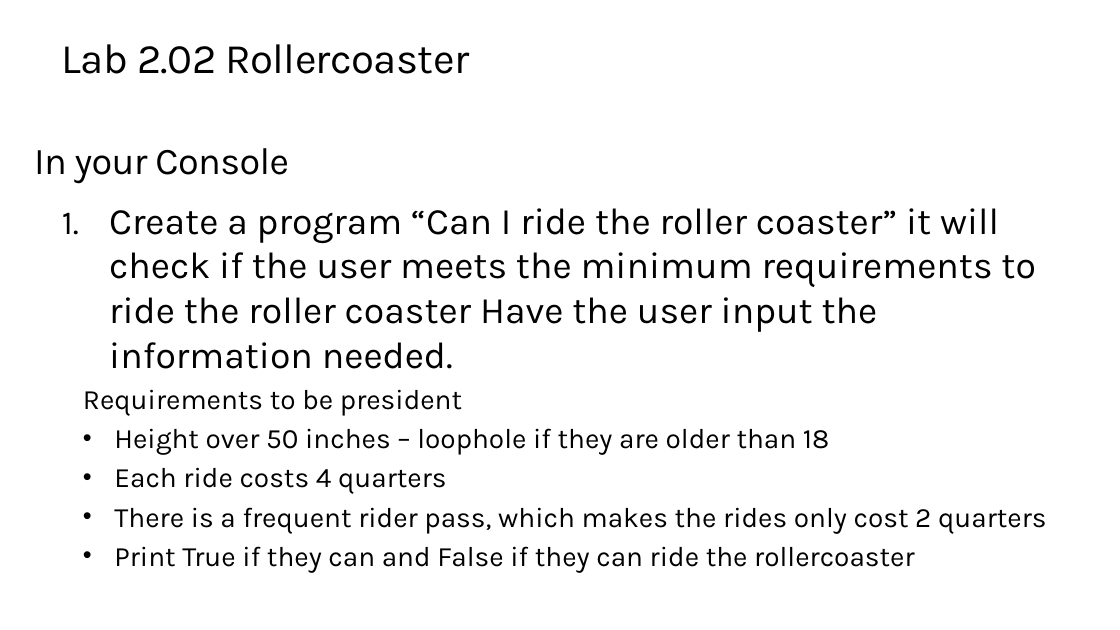
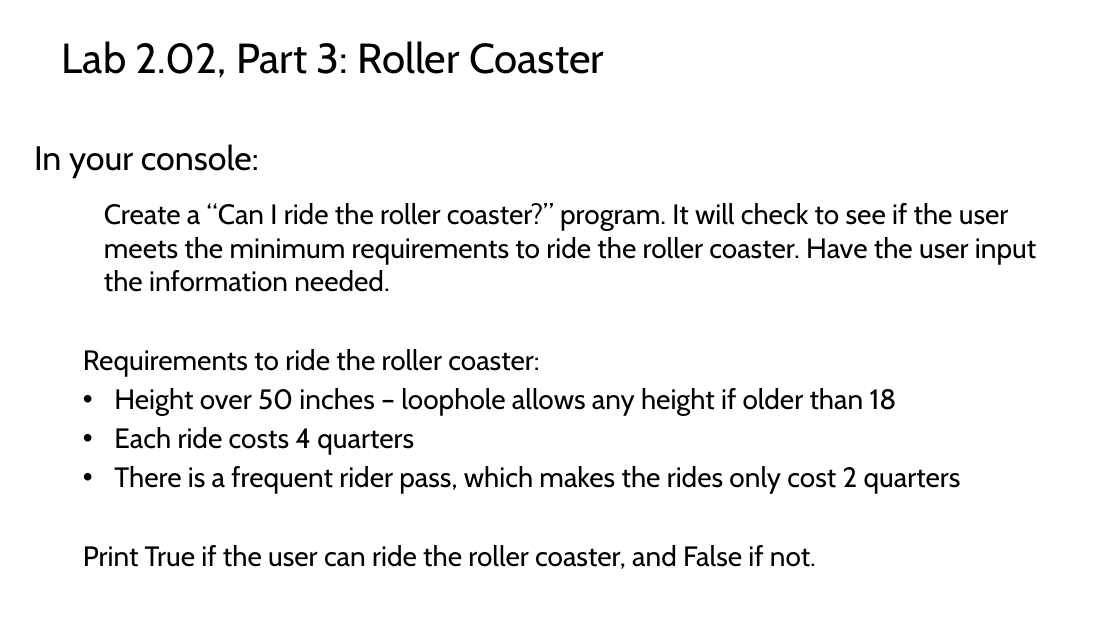
Before and after one commit to TEALSK12/2nd-semester-introduction-to-computer-science, a slide deck: slide 12 of units/2_unit/slidedecks/Intro Python 2.02 TEALS.pptx. Drawn at 1120x630 pixels with LibreOffice and Linux fonts; fonts in the diff are those of the drawing; background and template pictures are left out. Boxes give left, top, right and bottom in pixels: in the first picture for what was removed or moved away, otherwise in the second. Text is boxed around its words. In the diff, an @@ line names an element or a change of style, - is before the commit and + after.

```diff
--- a/units/2_unit/slidedecks/Intro Python 2.02 TEALS.pptx
+++ b/units/2_unit/slidedecks/Intro Python 2.02 TEALS.pptx
@@ text at <box>62,41,604,78</box>: text changed; font Karla to Cabin @@
-Lab 2.02 Rollercoaster
+Lab 2.02, Part 3: Roller Coaster
@@ title at <box>34,144,259,178</box>: text changed; size 32.4 to 29.2 pt; font Karla to Cabin @@
-In your Console
+In your console:
@@ text at <box>83,203,1036,416</box>: text changed; size 32 to 24 pt; font Karla to Cabin @@
-1. Create a program “Can I ride the roller coaster” it will check if the user meets the minimum requirements to ride the roller coaster Have the user input the information needed.
-  Requirements to be president
-  • Height over 50 inches – loophole if they are older than 18
+  Create a “Can I ride the roller coaster?” program. It will check to see if the user meets the minimum requirements to ride the roller coaster. Have the user input the information needed.
+  Requirements to ride the roller coaster:
+  • Height over 50 inches – loophole allows any height if older than 18
@@ text at <box>114,427,961,494</box>: font Karla to Cabin in "Each ride costs 4 quarters", "There is a frequent rider pass, which ..." @@
@@ text at <box>83,545,816,569</box>: text changed; font Karla to Cabin @@
-  • Print True if they can and False if they can ride the rollercoaster
+  Print True if the user can ride the roller coaster, and False if not.
```
Also in this commit, not shown: 13 other slides changed, 6 other files.
